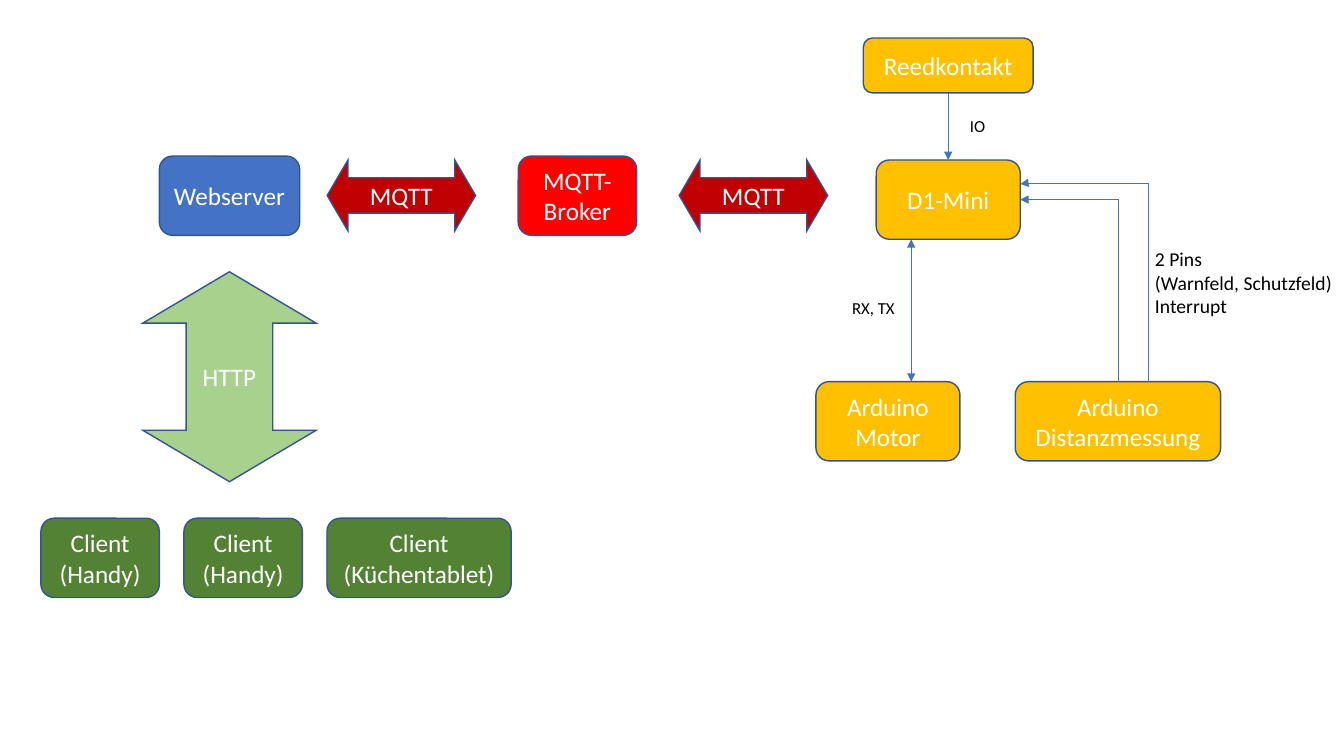
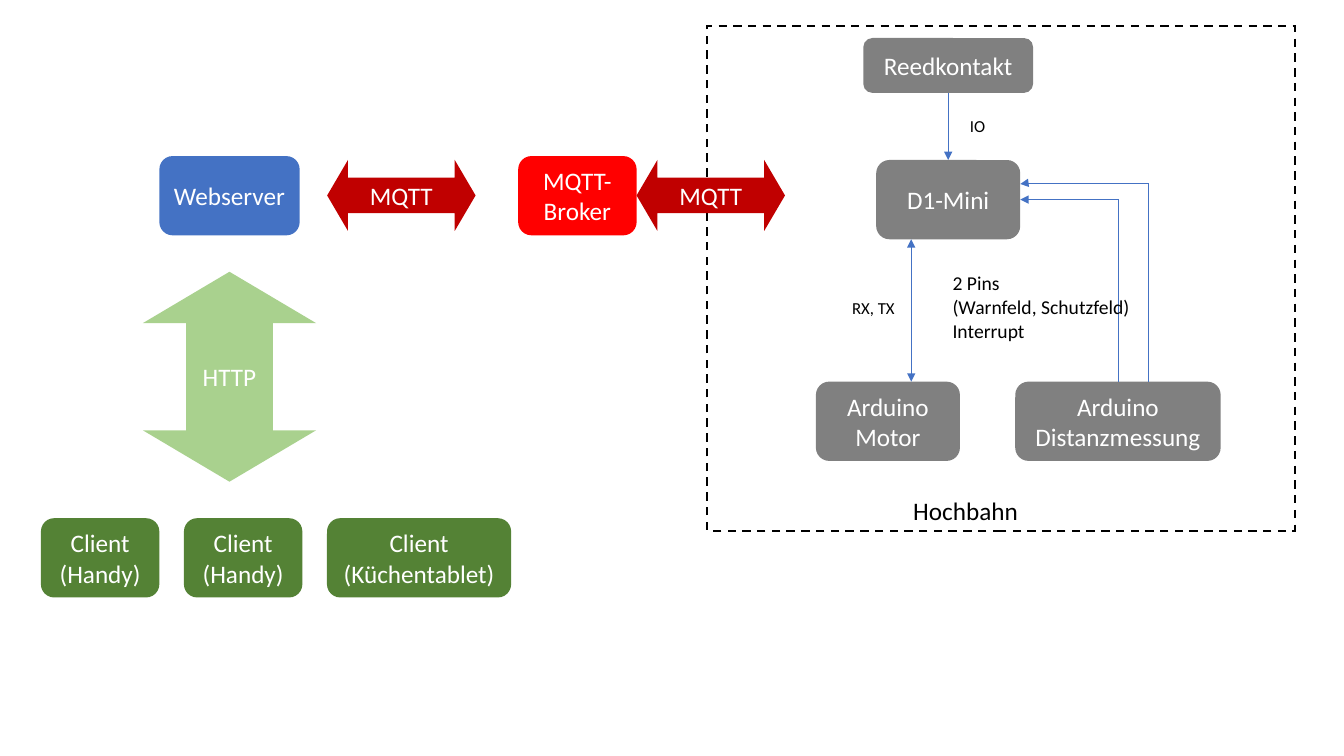
Before and after one commit to Purdbull/Studienarbeit, a slide deck: slide 1 of Doku/externalFiles/Schnittstellen.pptx. Drawn at 1344x756 pixels with LibreOffice and Linux fonts; fonts in the diff are those of the drawing. Boxes give left, top, right and bottom in pixels: in the first picture for what was removed or moved away, otherwise in the second. Text is boxed around its words. In the diff, an @@ line names an element or a change of style, - is before the commit and + after.

```diff
--- a/Doku/externalFiles/Schnittstellen.pptx
+++ b/Doku/externalFiles/Schnittstellen.pptx
@@ rectangle added at box(708, 26, 1296, 531), outline #000000 1.5 pt dashed @@
@@ fill #FFC000 to #808080; outline #325491 1 pt to none in 4 elements at box(876, 160, 1020, 240), box(1015, 382, 1221, 462), box(816, 382, 960, 462), box(863, 38, 1032, 93) @@
@@ outline #325491 1 pt to none in 8 elements at box(159, 156, 299, 236), box(41, 518, 159, 598), box(518, 156, 636, 236), box(327, 518, 511, 598), box(185, 518, 302, 598), box(143, 272, 317, 482), box(328, 160, 476, 231), box(637, 160, 785, 231) @@
@@ left right arrow "MQTT": place and size @@
-left right arrow "MQTT" at box(680, 160, 828, 231)
+left right arrow "MQTT" at box(637, 160, 785, 231)
@@ text "2 Pins": place and size @@
-text "2 Pins" at box(1155, 252, 1332, 316)
+text "2 Pins" at box(953, 276, 1129, 341)
@@ text added at box(913, 502, 1018, 520), 18 pt, text #000000 @@
+Hochbahn
```
Also in this commit, not shown: 1 slide added, 12 other files.
